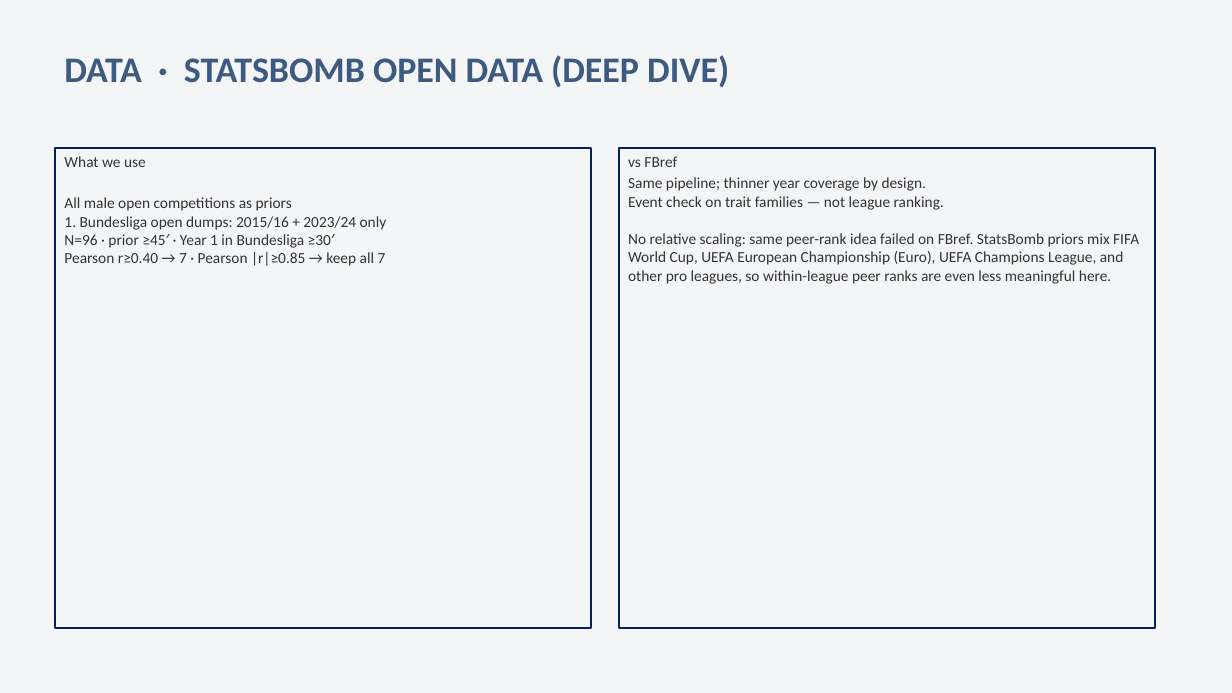
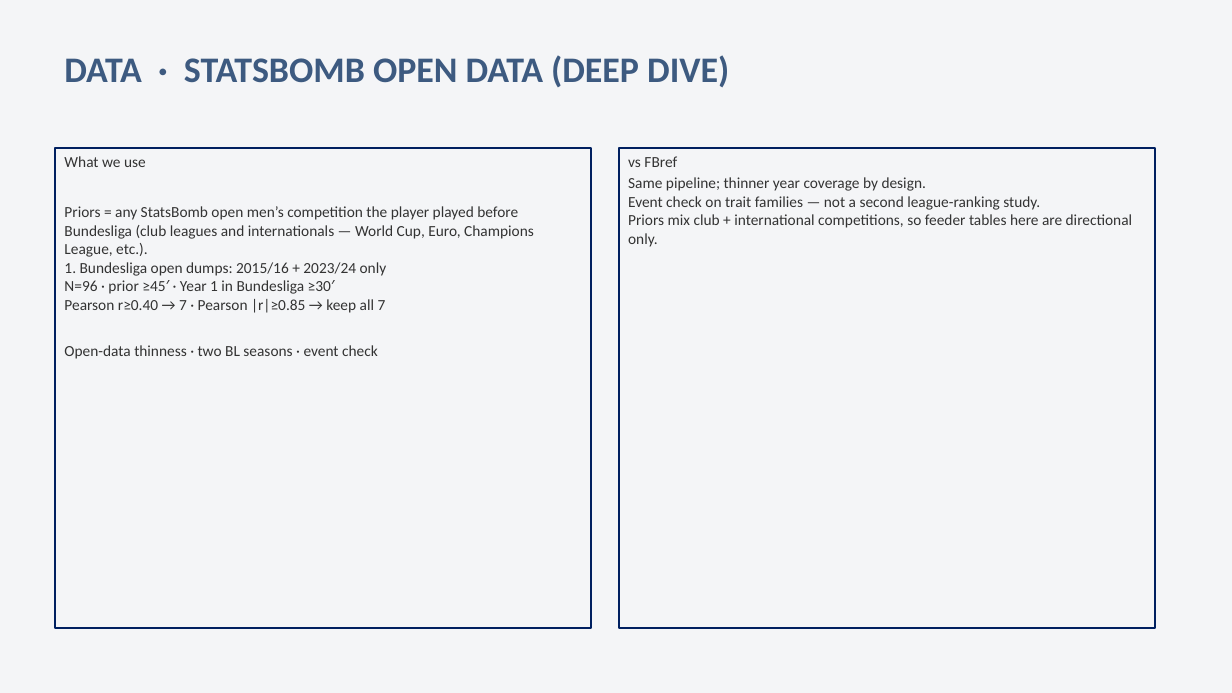
Before and after one commit to colbymorris08/bundesliga-transfer-traits, a slide deck: slide 6 of bundesliga_transfer_traits.pptx. Drawn at 1232x693 pixels with LibreOffice and Linux fonts; fonts in the diff are those of the drawing. Boxes give left, top, right and bottom in pixels: in the first picture for what was removed or moved away, otherwise in the second. Text is boxed around its words. In the diff, an @@ line names an element or a change of style, - is before the commit and + after.

```diff
--- a/bundesliga_transfer_traits.pptx
+++ b/bundesliga_transfer_traits.pptx
@@ text in rectangle at [64, 206, 534, 257]: text changed @@
-All male open competitions as priors
+Priors = any StatsBomb open men’s competition the player played before Bundesliga (club leagues and internationals — World Cup, Euro, Champions League, etc.).
@@ text in rectangle at [628, 196, 1133, 247]: text changed @@
-Event check on trait families — not league ranking.
-No relative scaling: same peer-rank idea failed on FBref. StatsBomb priors mix FIFA World Cup, UEFA European Championship (Euro), UEFA Champions League, and other pro leagues, so within-league peer ranks are even less meaningful here.
+Event check on trait families — not a second league-ranking study.
+Priors mix club + international competitions, so feeder tables here are directional only.
@@ text in rectangle at [64, 345, 378, 359]: paragraph added @@
+Open-data thinness · two BL seasons · event check
```
Also in this commit, not shown: 12 other slides changed.
